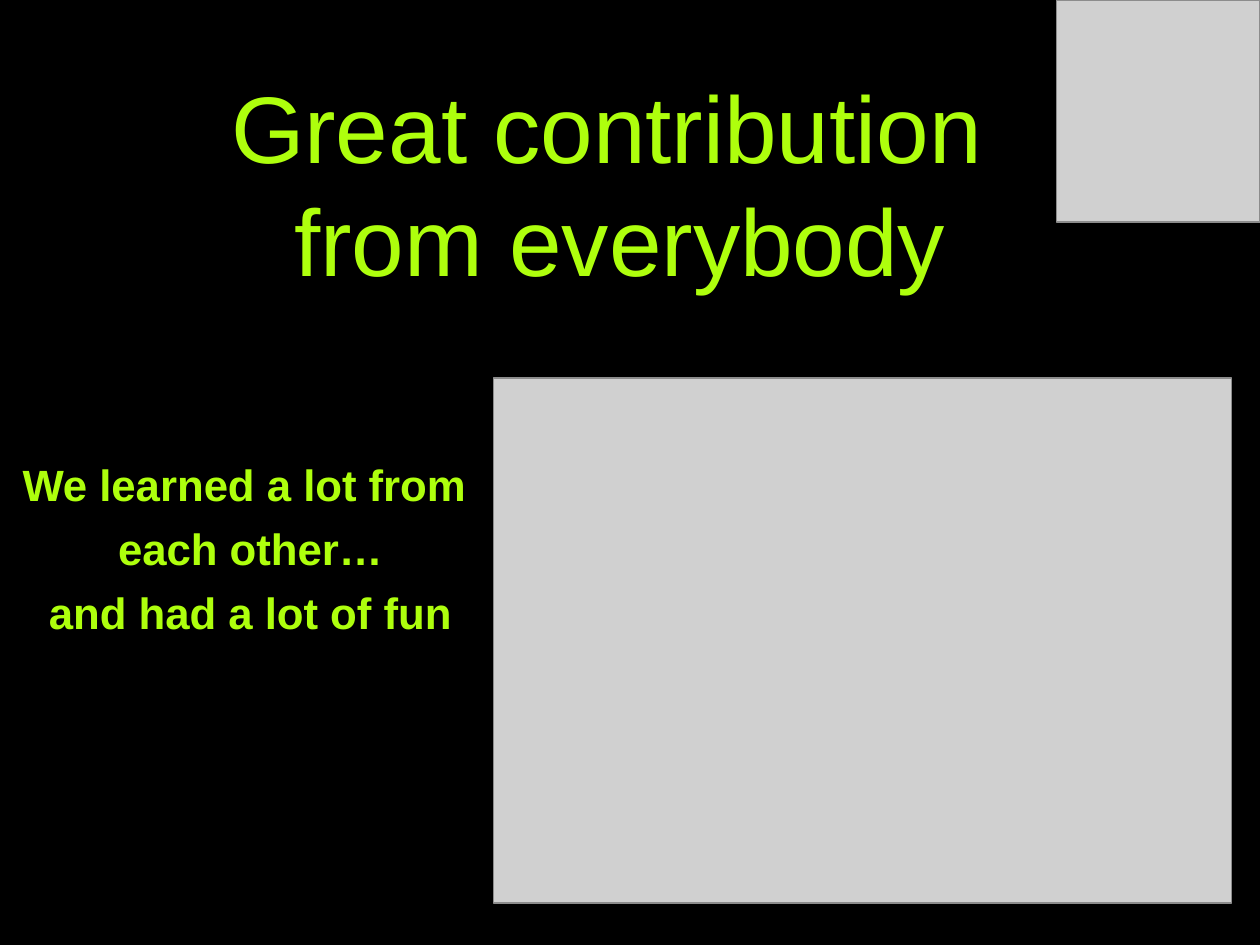
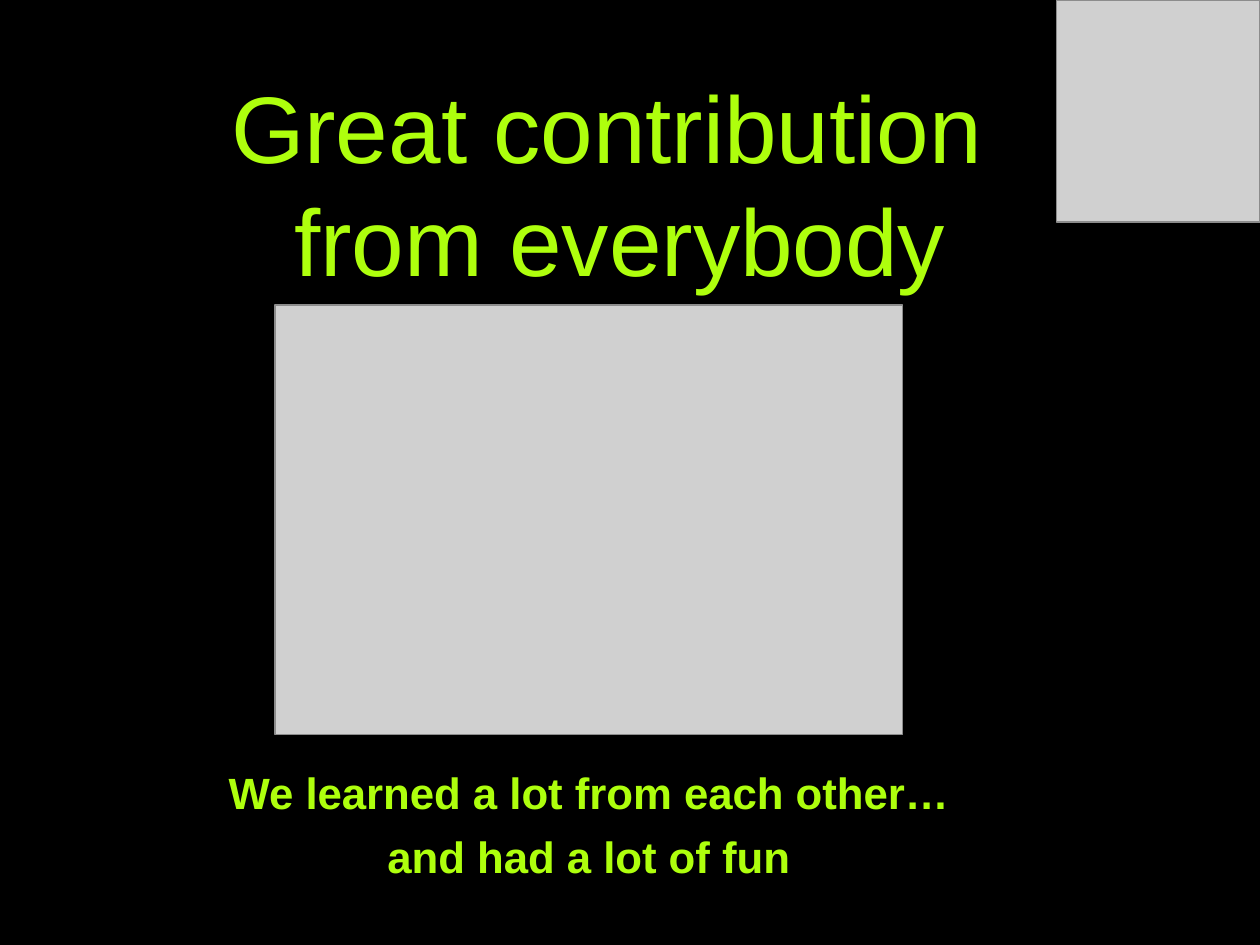
Before and after one commit to RazorDude/OOPTeamwork, a slide deck: slide 10 of DarkDungeon.WF/Presentation/TeamJohn Steinbeck.pptx. Drawn at 1260x945 pixels with LibreOffice and Linux fonts; fonts in the diff are those of the drawing; grey boxes stand for pictures; background and template pictures are left out. Boxes give left, top, right and bottom in pixels: in the first picture for what was removed or moved away, otherwise in the second. Text is boxed around its words. In the diff, an @@ line names an element or a change of style, - is before the commit and + after.

Commit message:
presentation update

```diff
--- a/DarkDungeon.WF/Presentation/TeamJohn Steinbeck.pptx
+++ b/DarkDungeon.WF/Presentation/TeamJohn Steinbeck.pptx
@@ picture added at [275, 305, 902, 735] @@
@@ picture removed at [494, 378, 1232, 903] @@
@@ subtitle "We learned a lot from ...": place and size @@
-subtitle "We learned a lot from ..." at [23, 469, 466, 630]
+subtitle "We learned a lot from ..." at [229, 777, 949, 874]
@@ subtitle at [229, 777, 949, 810]: text changed @@
-We learned a lot from
-each other…
+We learned a lot from each other…
```
Also in this commit, not shown: 1 other slide changed.
